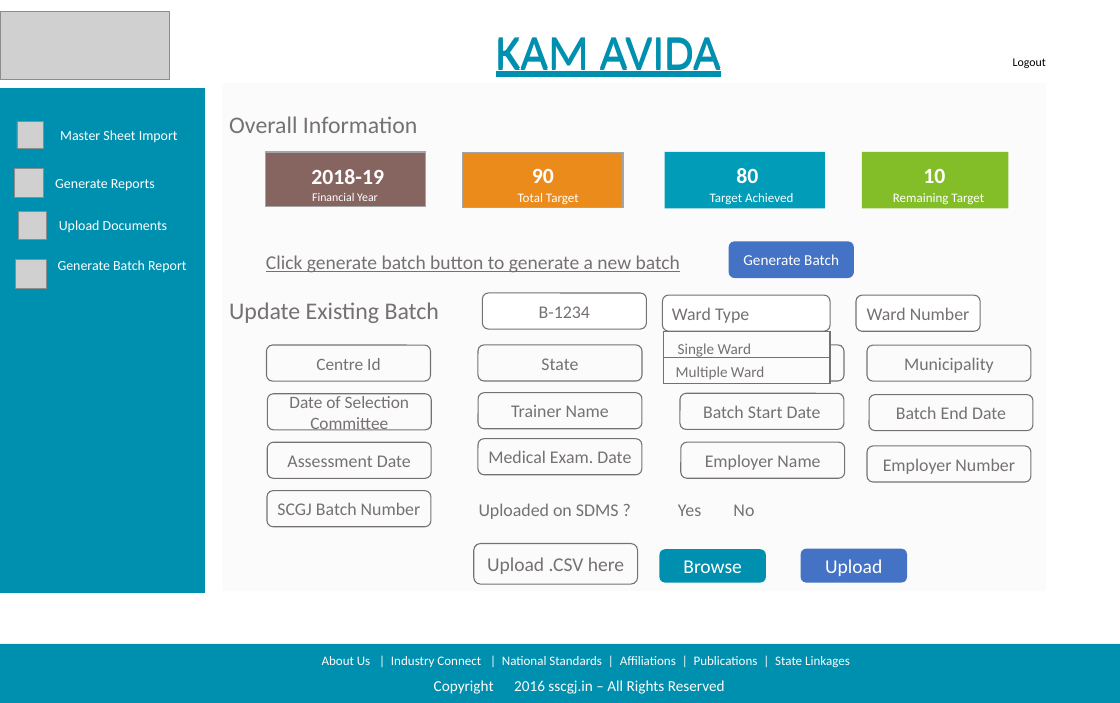
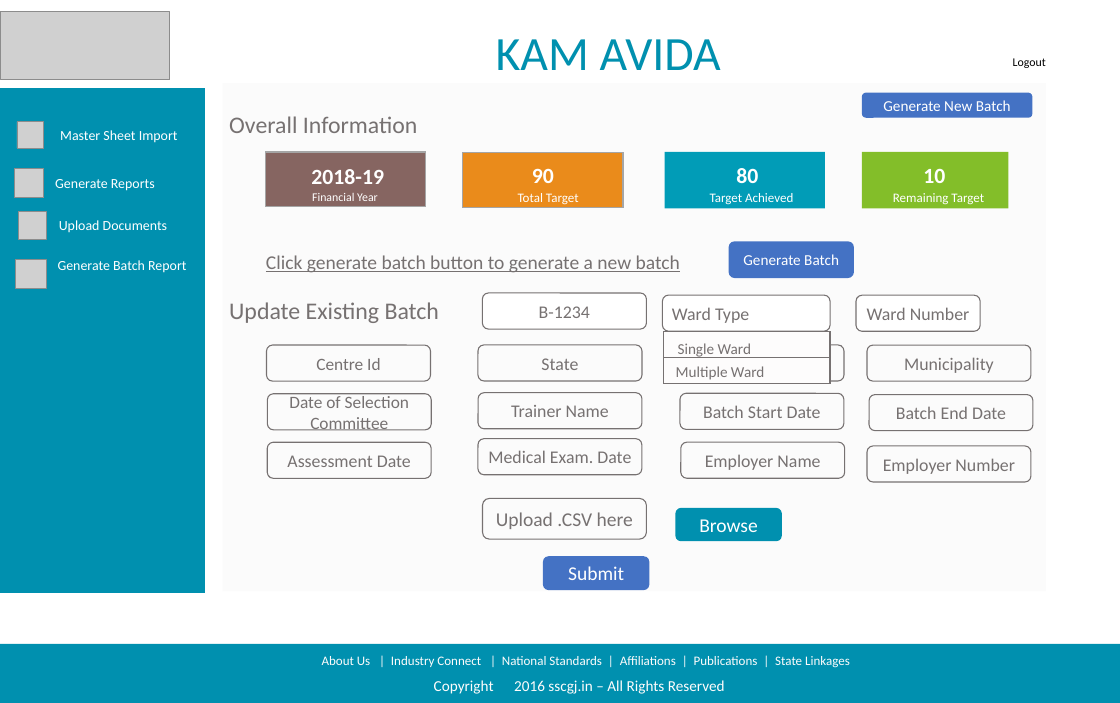
Before and after one commit to sarthakbhutani/NSKFDC-App, a slide deck: slide 3 of Requirements/Product Backlog/Screen Designs/Screen Design Deck/Updated Designs.pptx. Drawn at 1120x703 pixels with LibreOffice and Linux fonts; fonts in the diff are those of the drawing; grey boxes stand for pictures; background and template pictures are left out. Boxes give left, top, right and bottom in pixels: in the first picture for what was removed or moved away, otherwise in the second. Text is boxed around its words. In the diff, an @@ line names an element or a change of style, - is before the commit and + after.

```diff
--- a/Requirements/Product Backlog/Screen Designs/Screen Design Deck/Updated Designs.pptx
+++ b/Requirements/Product Backlog/Screen Designs/Screen Design Deck/Updated Designs.pptx
@@ text "KAM AVIDA" at [496,39,721,70]: underline off @@
@@ text removed at [406,17,811,83] @@
-KAM AVIDA
@@ rounded rectangle added at [862,93,1032,118], fill #4472C4, 14 pt, text #FFFFFF @@
+Generate New Batch
@@ rounded rectangle removed at [267,491,431,527] @@
-SCGJ Batch Number
@@ text removed at [479,503,754,519] @@
-Uploaded on SDMS ? Yes No
@@ rounded rectangle "Upload .CSV here": place and size @@
-rounded rectangle "Upload .CSV here" at [474,544,638,585]
+rounded rectangle "Upload .CSV here" at [482,499,646,539]
@@ rounded rectangle "Browse": place and size @@
-rounded rectangle "Browse" at [660,549,766,583]
+rounded rectangle "Browse" at [675,508,782,542]
@@ rounded rectangle added at [543,556,649,590], fill #4472C4, 18 pt, text #FFFFFF @@
+Submit
@@ rounded rectangle removed at [800,549,907,582] @@
-Upload
```
Also in this commit, not shown: 11 other slides changed, 1 other file.
